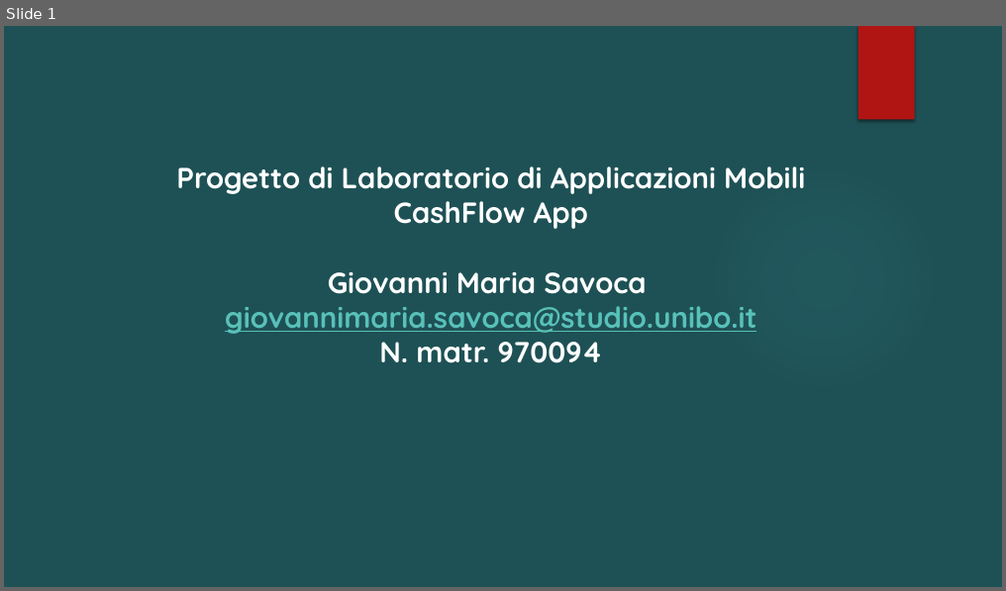
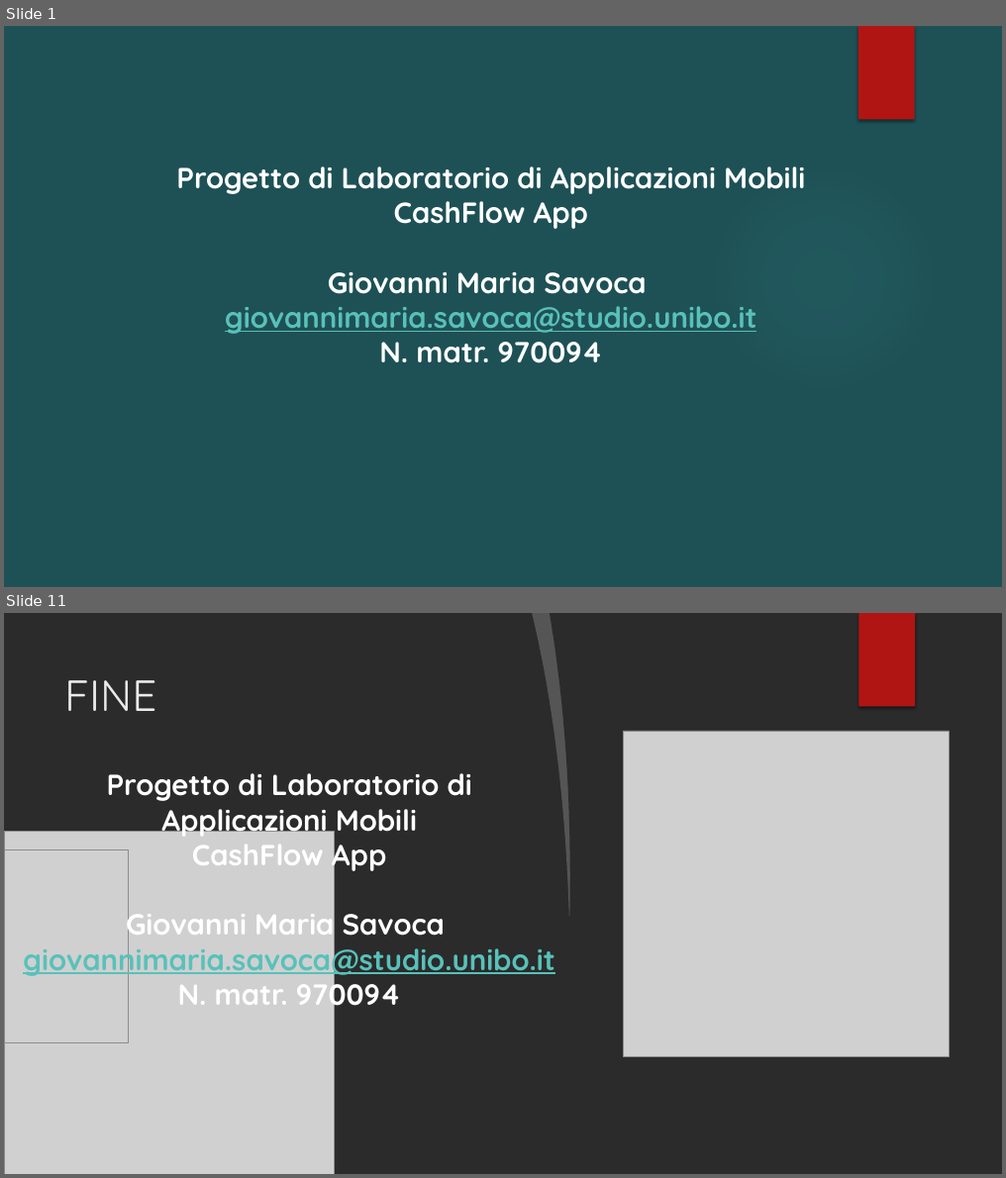
Before and after one commit to Giosc4/CashFlowApp, a slide deck: Docu/Presentazione standard1.pptx. Shown one above the other, each under a label of ours: slide 1 before the commit, slides 1 and 11 after it; the slides between them are not shown. The pictures are 1006x591 and 1006x1178 pixels, drawn with LibreOffice and Linux fonts; fonts in the diff are those of the drawing; grey boxes stand for pictures; background and template pictures are left out; a plain dark background stands for a picture behind light text. Boxes give left, top, right and bottom in pixels: in the first picture for what was removed or moved away, otherwise in the second. Text is boxed around its words. In the diff, an @@ line names an element or a change of style, - is before the commit and + after.

```diff
--- a/Docu/Presentazione standard1.pptx
+++ b/Docu/Presentazione standard1.pptx
@@ slide 11 added at bbox=[4, 613, 1002, 1174], background picture (left out) @@
@@ freeform shape added at bbox=[532, 613, 577, 917], fill #FFFFFF at 20% opacity @@
@@ freeform shape added at bbox=[549, 613, 1002, 1174], fill #FFFFFF @@
@@ picture added at bbox=[659, 613, 790, 707] @@
@@ rectangle added at bbox=[858, 613, 915, 707], fill #B01513 @@
@@ rectangle added at bbox=[859, 613, 915, 707], fill #B01513 @@
@@ text added at bbox=[64, 680, 156, 711], 42 pt, text #EBEBEB @@
+FINE
@@ picture added at bbox=[623, 731, 948, 1057] @@
@@ text added at bbox=[23, 773, 554, 1014], 28 pt, text #FFFFFF, bold @@
+Progetto di Laboratorio di Applicazioni Mobili
+CashFlow App
+Giovanni Maria Savoca
+giovannimaria.savoca@studio.unibo.it
+N. matr. 970094
@@ picture added at bbox=[4, 832, 334, 1174] @@
@@ picture added at bbox=[4, 850, 129, 1044] @@
@@ picture added at bbox=[709, 1112, 790, 1174] @@
```
Also in this commit, not shown: 9 other slides added, 1 slide removed, 10 other files.
